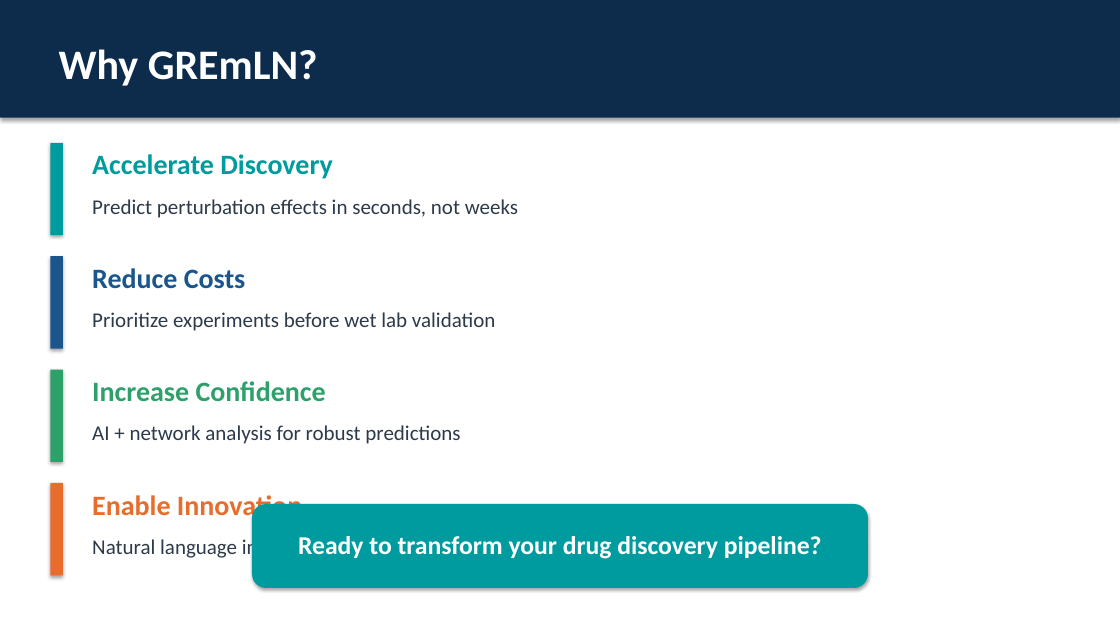
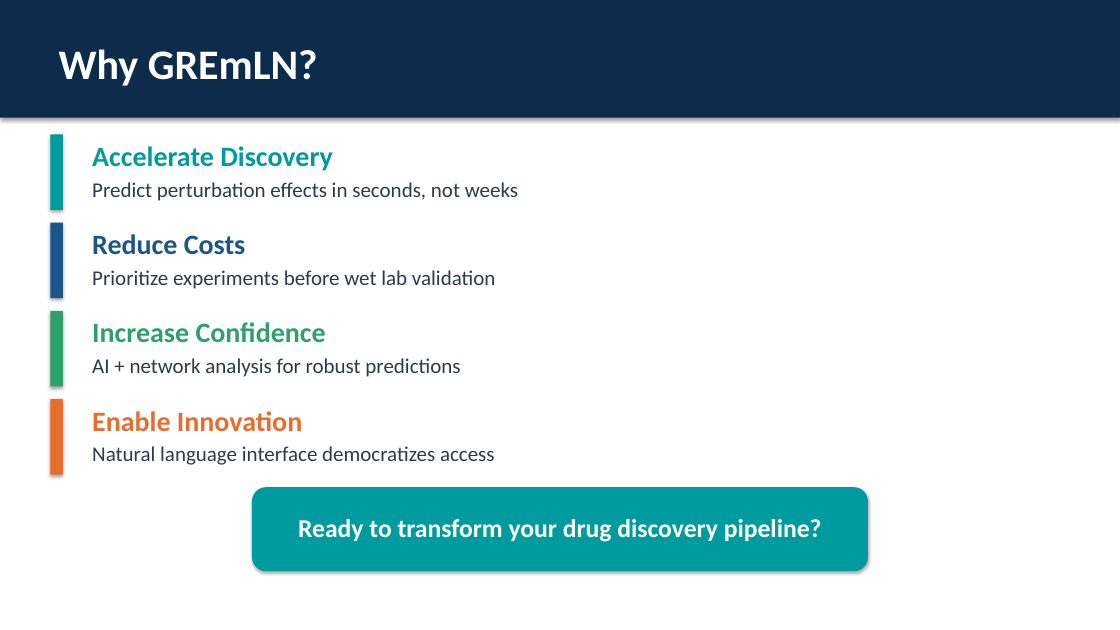
Before and after one commit to jab57/CASCADE, a slide deck: slide 11 of GREmLN_MCP_Server_Presentation.pptx. Drawn at 1120x630 pixels with LibreOffice and Linux fonts; fonts in the diff are those of the drawing. Boxes give left, top, right and bottom in pixels: in the first picture for what was removed or moved away, otherwise in the second. Text is boxed around its words. In the diff, an @@ line names an element or a change of style, - is before the commit and + after.

```diff
--- a/GREmLN_MCP_Server_Presentation.pptx
+++ b/GREmLN_MCP_Server_Presentation.pptx
@@ rectangle: place and size @@
-rectangle at [50, 143, 63, 235]
+rectangle at [50, 134, 63, 210]
@@ text "Accelerate Discovery": place and size @@
-text "Accelerate Discovery" at [92, 154, 333, 179]
+text "Accelerate Discovery" at [92, 146, 333, 171]
@@ rectangle: place and size @@
-rectangle at [50, 256, 63, 349]
+rectangle at [50, 223, 63, 298]
@@ text "Reduce Costs": place and size @@
-text "Reduce Costs" at [92, 268, 246, 289]
+text "Reduce Costs" at [92, 234, 246, 255]
@@ text "Prioritize experiments before wet lab ...": place and size @@
-text "Prioritize experiments before wet lab ..." at [92, 312, 496, 331]
+text "Prioritize experiments before wet lab ..." at [92, 270, 496, 289]
@@ rectangle: place and size @@
-rectangle at [50, 370, 63, 462]
+rectangle at [50, 311, 63, 386]
@@ text "Increase Confidence": place and size @@
-text "Increase Confidence" at [92, 381, 326, 401]
+text "Increase Confidence" at [92, 322, 326, 342]
@@ text "AI + network analysis for ...": place and size @@
-text "AI + network analysis for ..." at [92, 425, 460, 444]
+text "AI + network analysis for ..." at [92, 358, 460, 377]
@@ rectangle: place and size @@
-rectangle at [50, 483, 63, 576]
+rectangle at [50, 399, 63, 475]
@@ text "Enable Innovation" rewrapped from [92, 495, 302, 521] to [92, 411, 302, 431] @@
@@ text "Natural language interface democratizes access" rewrapped from [92, 536, 495, 560] to [92, 446, 495, 465] @@
@@ 2 texts, 1 rounded rectangle: place and size @@
-2 texts, 1 rounded rectangle at [92, 199, 868, 588]
+2 texts, 1 rounded rectangle at [92, 182, 868, 571]
```
Also in this commit, not shown: 1 other file.
